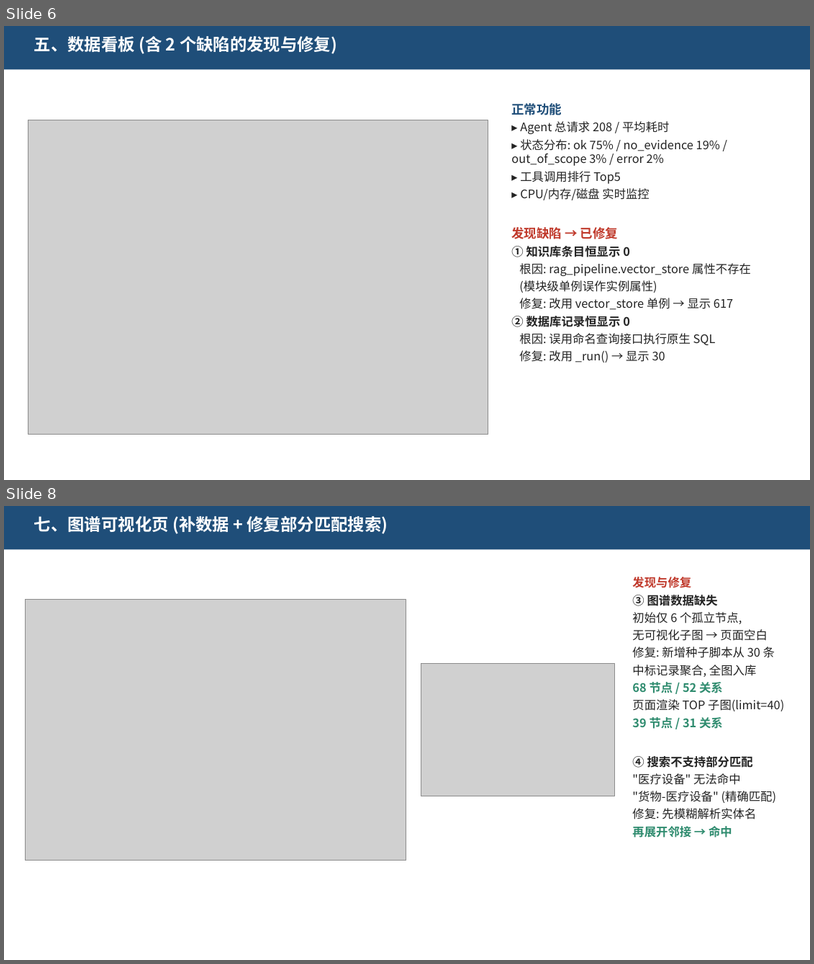
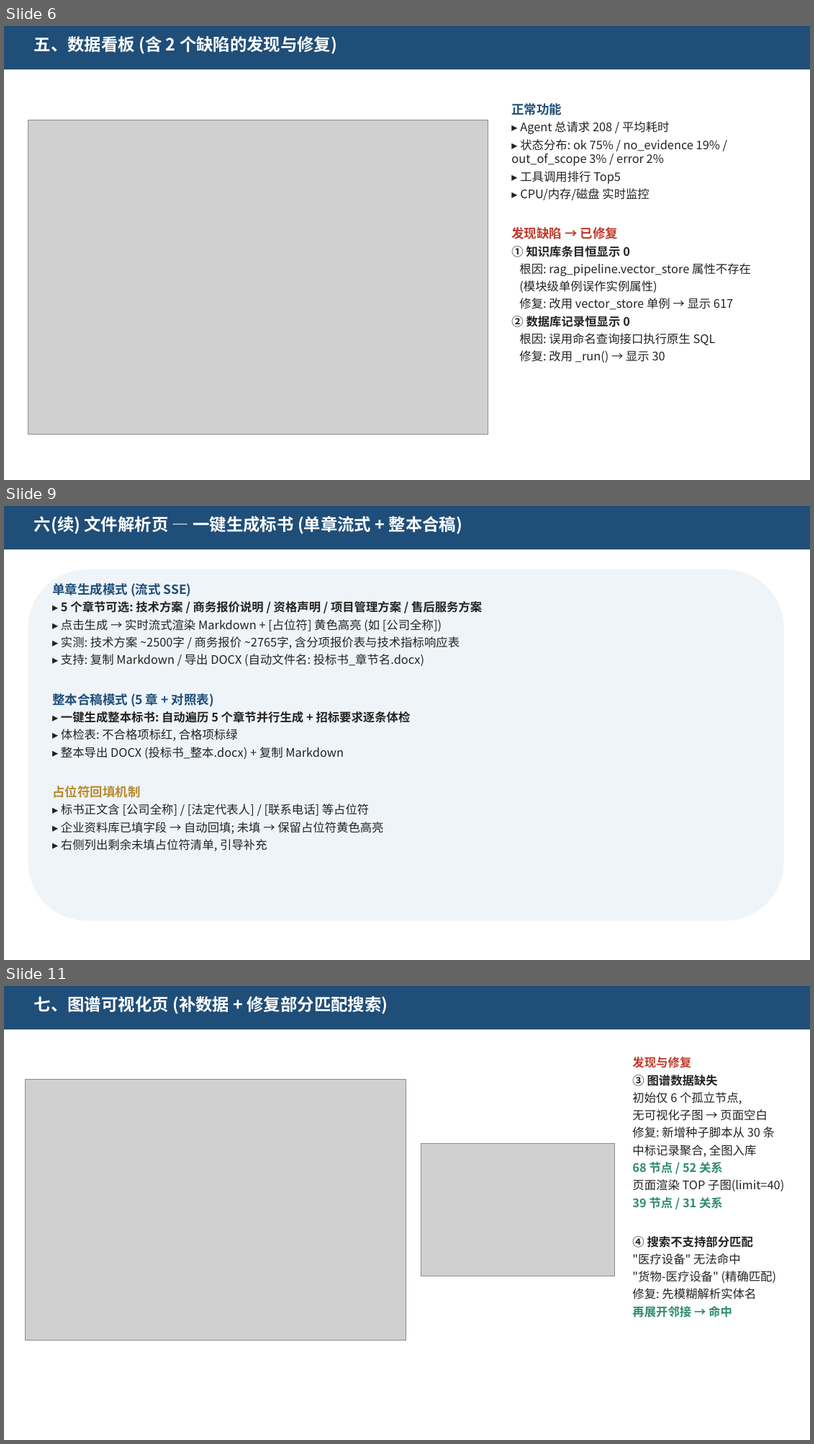
Before and after one commit to wuyang-vs/Bidding_QA_Chatbot, a slide deck: 前端功能测试报告.pptx. Shown one above the other, each under a label of ours: slides 6 and 8 before the commit, slides 6, 9 and 11 after it; the slides between them are not shown. The pictures are 814x964 and 814x1444 pixels, drawn with LibreOffice and Linux fonts; fonts in the diff are those of the drawing; grey boxes stand for pictures. Boxes give left, top, right and bottom in pixels: in the first picture for what was removed or moved away, otherwise in the second. Text is boxed around its words. In the diff, an @@ line names an element or a change of style, - is before the commit and + after.

```diff
--- a/前端功能测试报告.pptx
+++ b/前端功能测试报告.pptx
@@ slide 9 added at (4,506,810,960), background #FFFFFF @@
@@ rectangle added at (4,506,810,549), fill #1F4E79 @@
@@ text added at (34,516,463,534), 20 pt, text #FFFFFF, bold @@
+六(续) 文件解析页 — 一键生成标书 (单章流式 + 整本合稿)
@@ rounded rectangle added at (28,569,784,921), fill #EFF4F8 @@
@@ text added at (52,583,482,850), 14 pt, text #222222 @@
+单章生成模式 (流式 SSE)
+▸ 5 个章节可选: 技术方案 / 商务报价说明 / 资格声明 / 项目管理方案 / 售后服务方案
+▸ 点击生成 → 实时流式渲染 Markdown + [占位符] 黄色高亮 (如 [公司全称])
+▸ 实测: 技术方案 ~2500字 / 商务报价 ~2765字, 含分项报价表与技术指标响应表
+▸ 支持: 复制 Markdown / 导出 DOCX (自动文件名: 投标书_章节名.docx)
+整本合稿模式 (5 章 + 对照表)
+▸ 一键生成整本标书: 自动遍历 5 个章节并行生成 + 招标要求逐条体检
+▸ 体检表: 不合格项标红, 合格项标绿
+▸ 整本导出 DOCX (投标书_整本.docx) + 复制 Markdown
+占位符回填机制
+▸ 标书正文含 [公司全称] / [法定代表人] / [联系电话] 等占位符
+▸ 企业资料库已填字段 → 自动回填; 未填 → 保留占位符黄色高亮
+▸ 右侧列出剩余未填占位符清单, 引导补充
@@ what was slide 8 is now slide 11 @@
```
Also in this commit, not shown: 4 slides changed, 2 other slides added, 1 other file.
